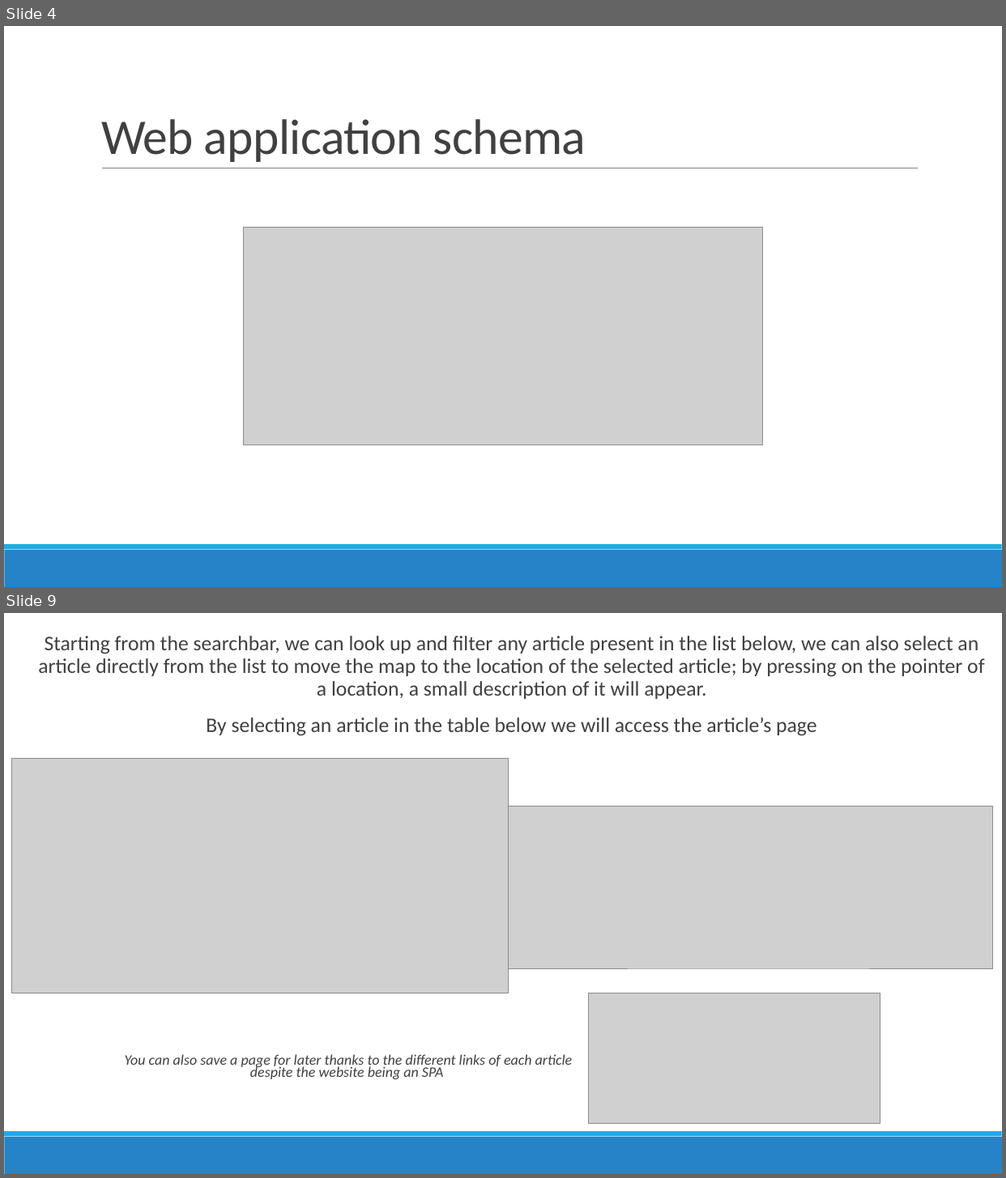
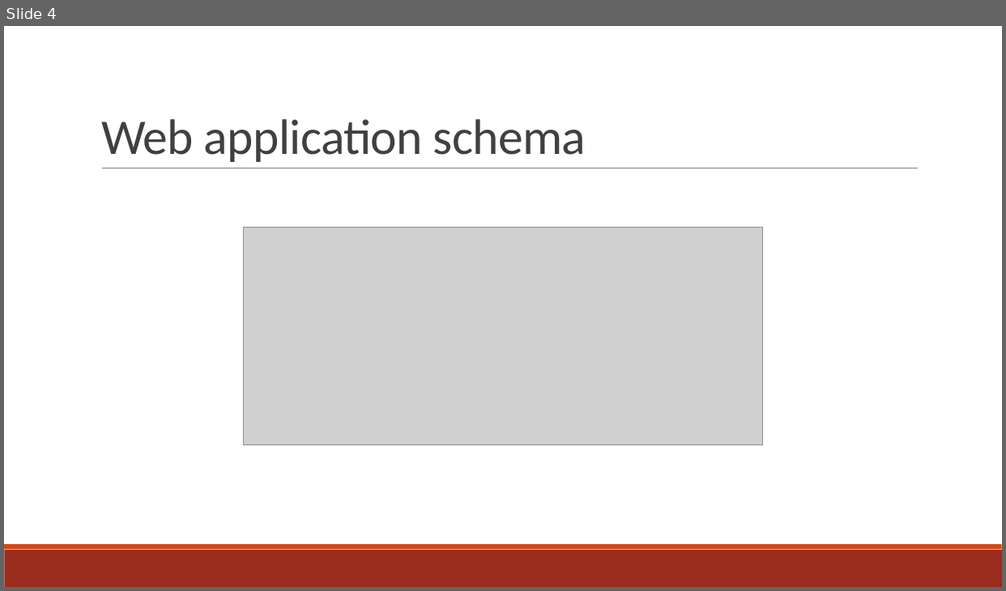
Before and after one commit to Fix-22/5C_AvvedutoCecireCinquetti_POI, a slide deck: docs/slides/Shakespeare_s Places.pptx. Shown one above the other, each under a label of ours: slides 4 and 9 before the commit, slide 4 after it; the slides between them are not shown. The pictures are 1006x1178 and 1006x591 pixels, drawn with LibreOffice and Linux fonts; fonts in the diff are those of the drawing; grey boxes stand for pictures. Boxes give left, top, right and bottom in pixels: in the first picture for what was removed or moved away, otherwise in the second. Text is boxed around its words. In the diff, an @@ line names an element or a change of style, - is before the commit and + after.

```diff
--- a/docs/slides/Shakespeare_s Places.pptx
+++ b/docs/slides/Shakespeare_s Places.pptx
@@ slide 9 removed at bbox=[4, 613, 1002, 1174], background #FFFFFF; not listed: 2 template elements that a slide beside it also shows @@
@@ text removed at bbox=[38, 636, 984, 736] @@
-  Starting from the searchbar, we can look up and filter any article present in the list below, we can also select an article directly from the list to move the map to the location of the selected article; by pressing on the pointer of a location, a small description of it will appear.
-  By selecting an article in the table below we will access the article’s page
@@ picture removed at bbox=[11, 758, 508, 994] @@
@@ picture removed at bbox=[504, 806, 993, 969] @@
@@ picture removed at bbox=[589, 994, 880, 1123] @@
@@ text removed at bbox=[125, 1054, 573, 1080] @@
-You can also save a page for later thanks to the different links of each article despite the website being an SPA
@@ slide 4 changed as well @@
@@ rectangle at bbox=[4, 550, 1002, 587]: fill #2683C6 to #9B2D1F @@
@@ rectangle at bbox=[4, 544, 1002, 550]: fill #1CADE4 to #D34817 @@
```
Also in this commit, not shown: 3 other slides changed, 7 slides added, 7 other slides removed, 1 other file.
